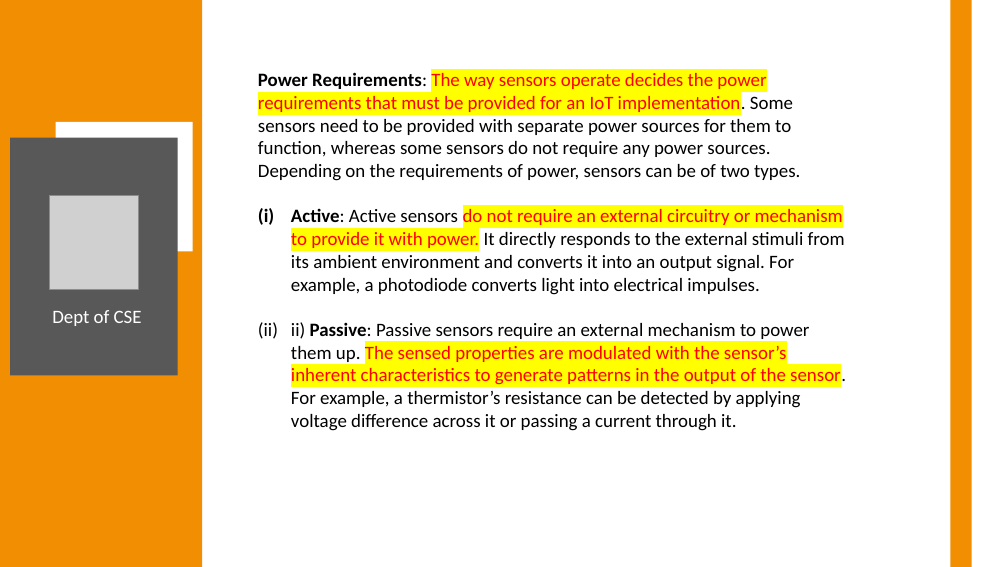
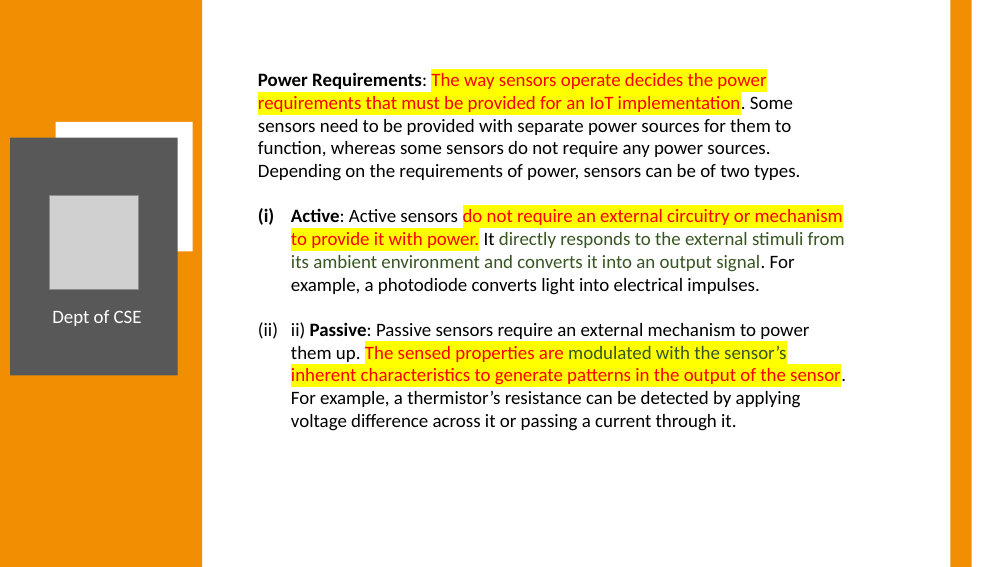
Before and after one commit to Anish202020/7th-Semester, a slide deck: slide 5 of 21 Schema Notes/Internet of Things/Module 2/Module2 PPT.pptx. Drawn at 1008x567 pixels with LibreOffice and Linux fonts; fonts in the diff are those of the drawing; grey boxes stand for pictures. Boxes give left, top, right and bottom in pixels: in the first picture for what was removed or moved away, otherwise in the second. Text is boxed around its words. In the diff, an @@ line names an element or a change of style, - is before the commit and + after.

```diff
--- a/21 Schema Notes/Internet of Things/Module 2/Module2 PPT.pptx
+++ b/21 Schema Notes/Internet of Things/Module 2/Module2 PPT.pptx
@@ text at [291,208,846,431]: text colour #000000 to #385723 in "directly responds to the external stimuli from ..."; text colour #FF0000 to #385723 in "modulated with the sensor’s" @@
```
Also in this commit, not shown: 3 other slides changed, 5 other files.
